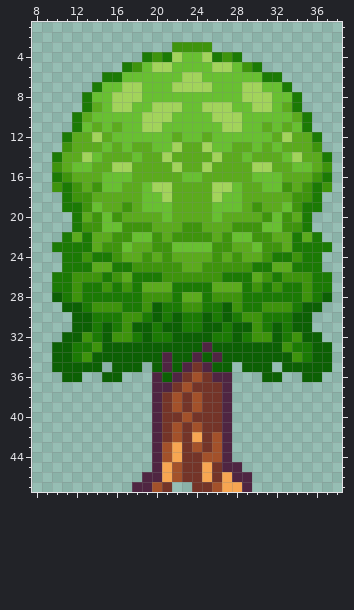
Two states of a pixel-art sprite, Assets/Art/tree-2-small.png. The first picture shows the starting point.
The file is 48x48 pixels. Shown: x 8..38, y 1..47.
The result:
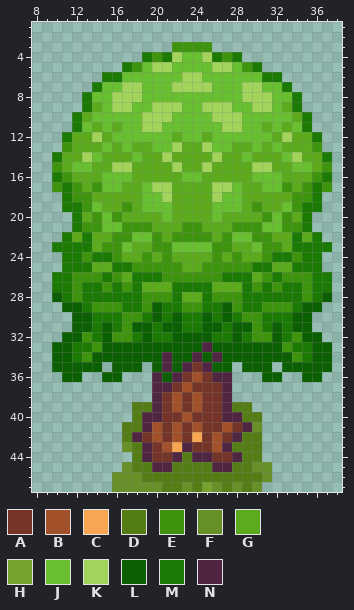
Palette (. is transparent): A #743428  B #a3512a  C #f7a652  D #547d16  E #3e940c  F #679028  G #5bab1d  H #75a32e  J #68c031  K #a2d45b  L #0c6004  M #1b7a04  N #4f2542
From the commit log: Added sides and back of tree log
From old to new:
The edit adds colour A in row 41 at x 28; in row 42 at x 19.
Colour B gives way to colour A in row 43 at x 24; in row 44 at x 21 and 26.
Colour N gives way to colour A in row 42 at x 27; in row 43 at x 20; in row 44 at x 20 and 27.
Colour N gives way to colour B in row 41 at x 20 and 27; in row 42 at x 20.
The edit adds colour D in row 39 at x 18 to 19 and 28 to 29; in row 40 at x 18 and 29 to 30; in row 41 at x 17 to 18; in row 42 at x 17 and 29 to 30; in row 43 at x 18 and 28 to 30; in row 44 at x 18 and 29 to 30.
The edit adds colour D in row 45 at x 18 to 19 and 29; in row 46 at x 30; in row 47 at x 22.
Colour A gives way to colour D in row 44 at x 23; in row 45 at x 23 to 24; in row 46 at x 23 to 24 and 26; in row 47 at x 21 and 24.
Colour B gives way to colour D in rows 45 to 46 at x 22.
Colour C gives way to colour D in row 45 at x 25; in row 46 at x 21, 25 and 27; in row 47 at x 27.
Colour N gives way to colour D in row 45 at x 28; in row 46 at x 19 to 20 and 28 to 29; in row 47 at x 29.
The edit adds colour F in row 41 at x 30; in row 43 at x 17; in row 45 at x 17 and 30 to 31; in row 46 at x 16 to 18 and 31; in row 47 at x 16 to 17, 23 and 30.
Colour B gives way to colour F in row 47 at x 20 and 26.
Colour C gives way to colour F in row 47 at x 28.
Colour N gives way to colour F in row 47 at x 18 to 19.
Colour A gives way to colour H in row 47 at x 25.
The edit adds colour N in row 40 at x 19 and 28; in row 41 at x 19 and 29; in row 42 at x 18 and 28; in row 43 at x 19; in row 44 at x 19 and 28.
Colour A gives way to colour N in row 43 at x 23; in row 44 at x 24; in row 45 at x 26.
Colour B gives way to colour N in row 44 at x 25.
Colour C gives way to colour N in row 44 at x 22; in row 45 at x 21.
Where, in picture pixels (left, top, right, bottom), the same in both pictures:
changed: (112, 402, 272, 492)
